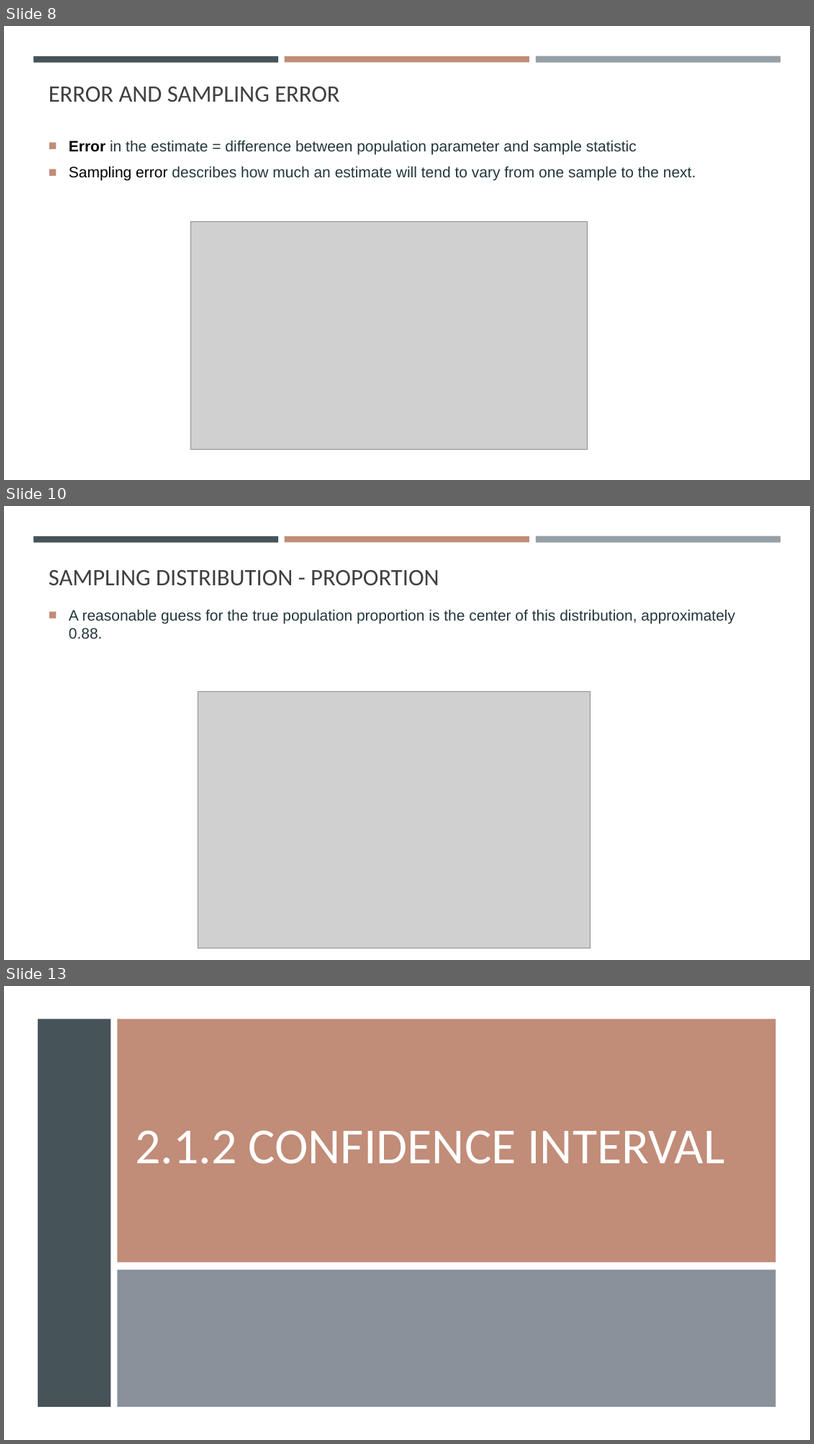
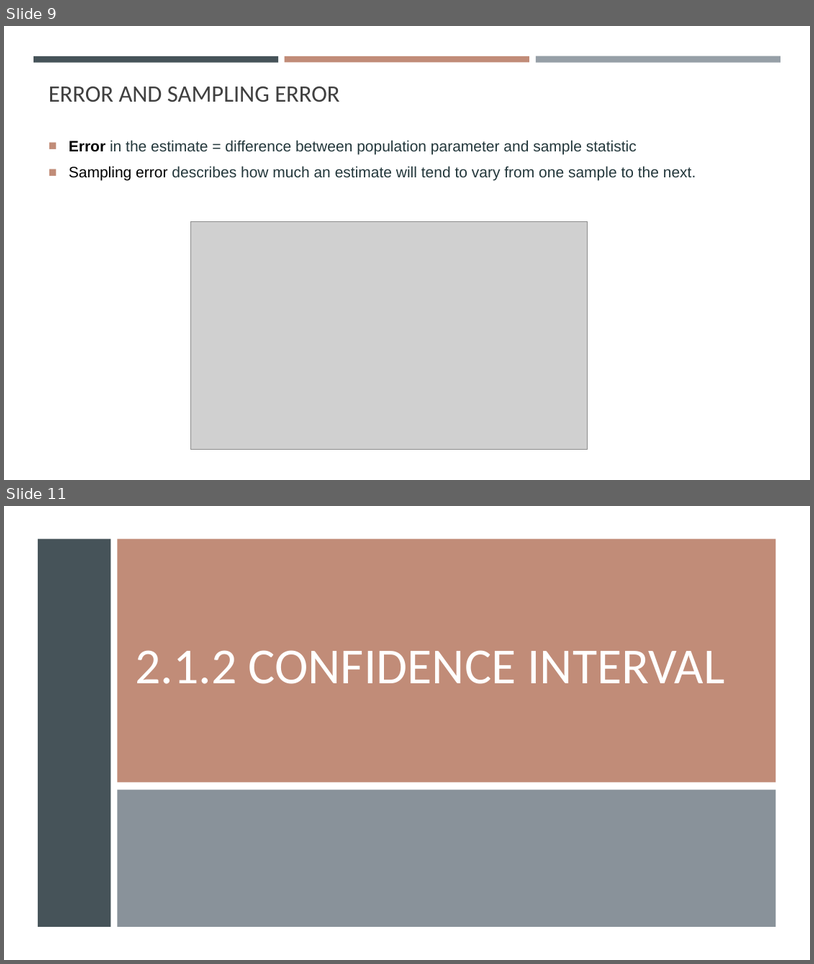
Before and after one commit to gisynw/geog-247, a slide deck: docs/Lectures/Week02/Week02_InferentialStas.pptx. Shown one above the other, each under a label of ours: slides 8, 10 and 13 before the commit, slides 9 and 11 after it; the slides between them are not shown. The pictures are 814x1444 and 814x964 pixels, drawn with LibreOffice and Linux fonts; fonts in the diff are those of the drawing; grey boxes stand for pictures. Boxes give left, top, right and bottom in pixels: in the first picture for what was removed or moved away, otherwise in the second. Text is boxed around its words. In the diff, an @@ line names an element or a change of style, - is before the commit and + after.

```diff
--- a/docs/Lectures/Week02/Week02_InferentialStas.pptx
+++ b/docs/Lectures/Week02/Week02_InferentialStas.pptx
@@ slide 10 removed at (4,506,810,960), background #FFFFFF; not listed: 3 template elements that a slide beside it also shows @@
@@ title removed at (49,570,440,585) @@
-SAMPLING DISTRIBUTION - PROPORTION
@@ text removed at (69,609,736,638) @@
-■ A reasonable guess for the true population proportion is the center of this distribution, approximately 0.88.
@@ picture removed at (198,691,591,948) @@
@@ what was slide 8 is now slide 9 @@
@@ what was slide 13 is now slide 11 @@
```
Also in this commit, not shown: 3 slides changed, 3 slides added, 3 other slides removed.
